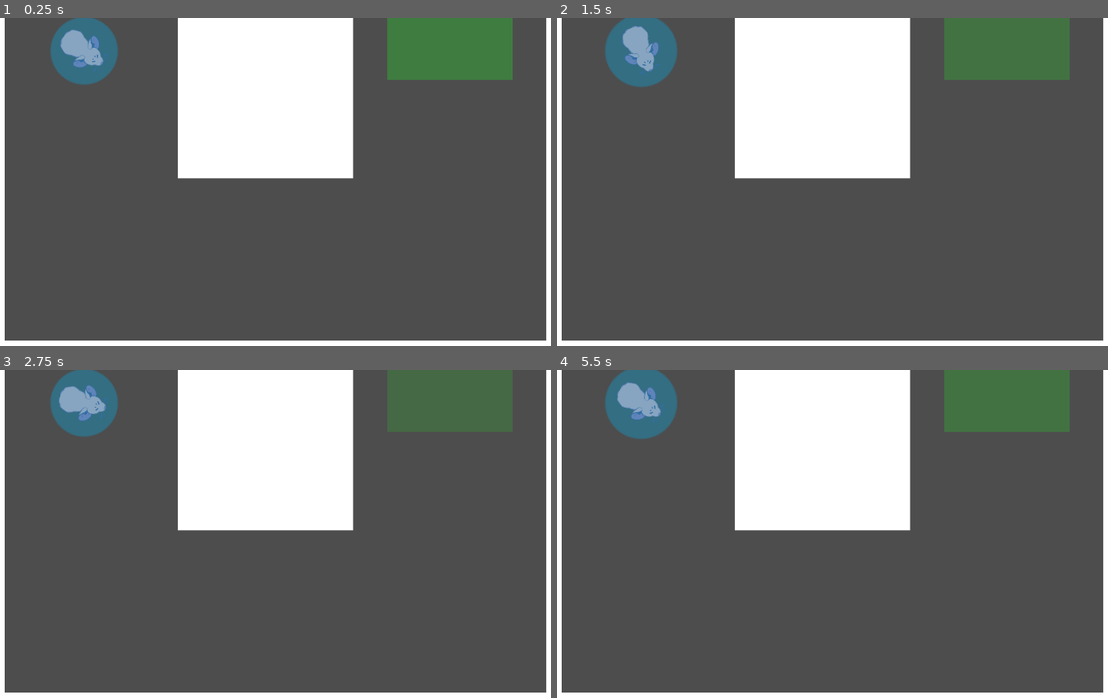
Above: before the commit, frames 1-4 (two rows, left to right).
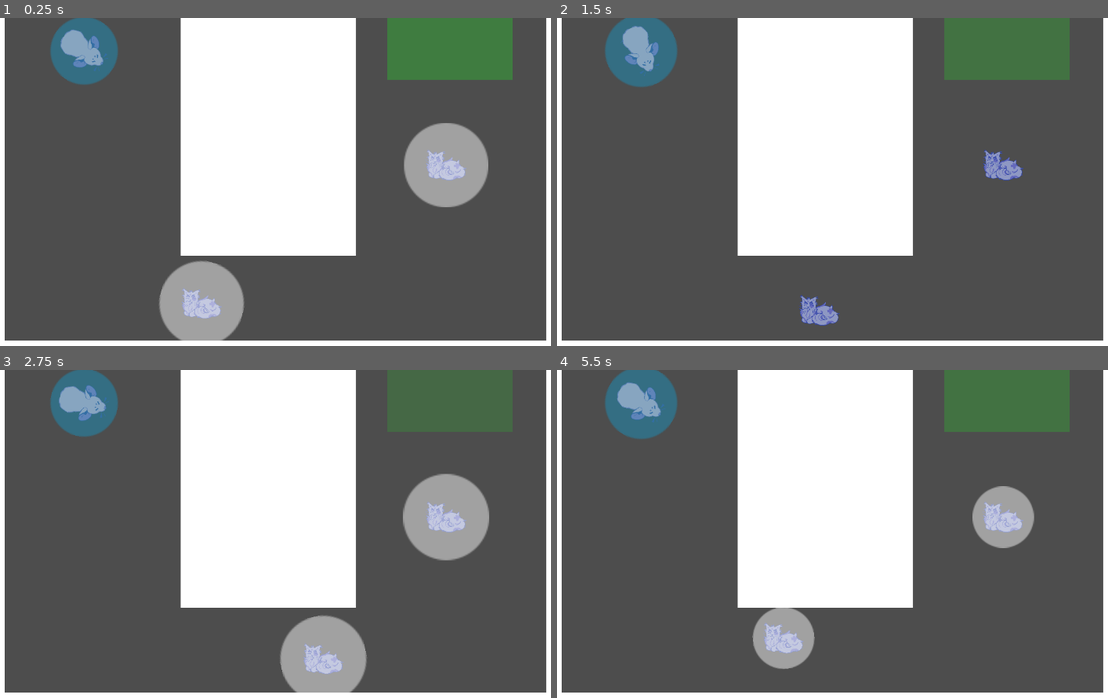
Above: after the commit, the same moments.

Repository: antimundo/rat-and-furrius
Game: Godot game, scene res://scenes/gameplay/levels/prototype_1.tscn
Same seed, same stepped clock (60 frames per second), same inputs: the game is played once before the commit and once after it. This scene is started directly instead of the project's main scene.
Inputs (mouse positions are in pixels of both pictures, inside the frame that each line leads up to):
- Up to frame 1 (0.25 s): no input
- Up to frame 2 (1.5 s): move the mouse to (981, 175) at 0.52 s; move the mouse to (716, 211) at 1.27 s
- Up to frame 3 (2.75 s): move the mouse to (347, 468) at 2.02 s
- Up to frame 4 (5.5 s): move the mouse to (810, 616) at 2.77 s; move the mouse to (1030, 599) at 3.52 s; move the mouse to (650, 494) at 4.27 s; move the mouse to (871, 547) at 5.02 s

The runs differ from the first frame. In frame 1, 14% of the frame differs, in the area x 28-89%, y 0-99%; in frame 2, 9.0%; in frame 3, 14%, in the area x 32-89%, y 0-99%; in frame 4, 11%.

Commit message:
Add sleepy cat

Diff:
--- a/scenes/gameplay/enemies/patrol_cat.tscn
+++ b/scenes/gameplay/enemies/patrol_cat.tscn
@@ -1,8 +1,9 @@
-[gd_scene load_steps=9 format=3 uid="uid://b80k0bgl3c61d"]
+[gd_scene load_steps=10 format=3 uid="uid://b80k0bgl3c61d"]
 
 [ext_resource type="Script" path="res://scenes/gameplay/enemies/patrol_cat.gd" id="1_3cni5"]
-[ext_resource type="Texture2D" uid="uid://r28s42mguoxy" path="res://assets/sprites/circle.svg" id="1_rpewc"]
+[ext_resource type="Texture2D" uid="uid://chr1i2reijjlx" path="res://assets/sprites/Cat_patrol.png" id="2_2fkh4"]
 [ext_resource type="Texture2D" uid="uid://dkcvyxgemb5eo" path="res://assets/sprites/square.svg" id="3_3iepx"]
+[ext_resource type="Script" path="res://scenes/gameplay/follow.gd" id="3_gvhe8"]
 [ext_resource type="Script" path="res://scenes/gameplay/enemies/enemy_weak_spot.gd" id="4_3rp4t"]
 [ext_resource type="Script" path="res://scenes/gameplay/enemies/enemy_vision.gd" id="4_ajana"]
 
@@ -20,11 +21,13 @@
 curve = SubResource("Curve2D_030nq")
 script = ExtResource("1_3cni5")
 
+[node name="Sprite2D" type="Sprite2D" parent="." node_paths=PackedStringArray("node_to_follow")]
+scale = Vector2(0.185, 0.185)
+texture = ExtResource("2_2fkh4")
+script = ExtResource("3_gvhe8")
+node_to_follow = NodePath("../PathFollow2D")
+
 [node name="PathFollow2D" type="PathFollow2D" parent="."]
-
-[node name="Sprite2D" type="Sprite2D" parent="PathFollow2D"]
-modulate = Color(0.780392, 0.0627451, 0.0627451, 1)
-texture = ExtResource("1_rpewc")
 
 [node name="Vision" type="Sprite2D" parent="PathFollow2D"]
 modulate = Color(1, 1, 1, 0.47451)
--- /dev/null
+++ b/scenes/gameplay/enemies/sleepy_cat.tscn
@@ -0,0 +1,96 @@
+[gd_scene load_steps=13 format=3 uid="uid://bd1gi8jk1bb2o"]
+
+[ext_resource type="Script" path="res://scenes/gameplay/enemies/patrol_cat.gd" id="1_mb5vl"]
+[ext_resource type="Texture2D" uid="uid://knu73m62nu2o" path="res://assets/sprites/Cat_SleepyWIP.png" id="2_fa6an"]
+[ext_resource type="Script" path="res://scenes/gameplay/follow.gd" id="3_cv1dy"]
+[ext_resource type="Texture2D" uid="uid://r28s42mguoxy" path="res://assets/sprites/circle.svg" id="4_mqvup"]
+[ext_resource type="Script" path="res://scenes/gameplay/enemies/enemy_vision.gd" id="5_m4fif"]
+[ext_resource type="Script" path="res://scenes/gameplay/enemies/enemy_weak_spot.gd" id="6_ettpo"]
+
+[sub_resource type="Curve2D" id="Curve2D_030nq"]
+
+[sub_resource type="Animation" id="Animation_y7pmx"]
+resource_name = "vision_doze_off"
+length = 3.0
+loop_mode = 1
+tracks/0/type = "value"
+tracks/0/imported = false
+tracks/0/enabled = true
+tracks/0/path = NodePath(".:scale")
+tracks/0/interp = 1
+tracks/0/loop_wrap = true
+tracks/0/keys = {
+"times": PackedFloat32Array(0, 1.1, 1.8, 3),
+"transitions": PackedFloat32Array(-2, -2, -2, -2),
+"update": 0,
+"values": [Vector2(3, 3), Vector2(1e-05, 1e-05), Vector2(1e-05, 1e-05), Vector2(3, 3)]
+}
+
+[sub_resource type="Animation" id="Animation_8lupt"]
+length = 0.001
+tracks/0/type = "value"
+tracks/0/imported = false
+tracks/0/enabled = true
+tracks/0/path = NodePath(".:scale")
+tracks/0/interp = 1
+tracks/0/loop_wrap = true
+tracks/0/keys = {
+"times": PackedFloat32Array(0),
+"transitions": PackedFloat32Array(1),
+"update": 0,
+"values": [Vector2(3, 3)]
+}
+
+[sub_resource type="AnimationLibrary" id="AnimationLibrary_mqc06"]
+_data = {
+"RESET": SubResource("Animation_8lupt"),
+"vision_doze_off": SubResource("Animation_y7pmx")
+}
+
+[sub_resource type="CircleShape2D" id="CircleShape2D_yd51y"]
+radius = 30.35
+
+[sub_resource type="CapsuleShape2D" id="CapsuleShape2D_jednb"]
+radius = 31.0
+height = 62.0
+
+[node name="SleepyCat" type="Path2D"]
+curve = SubResource("Curve2D_030nq")
+script = ExtResource("1_mb5vl")
+
+[node name="Sprite2D" type="Sprite2D" parent="." node_paths=PackedStringArray("node_to_follow")]
+scale = Vector2(0.185, 0.185)
+texture = ExtResource("2_fa6an")
+script = ExtResource("3_cv1dy")
+node_to_follow = NodePath("../PathFollow2D")
+
+[node name="PathFollow2D" type="PathFollow2D" parent="."]
+
+[node name="AnimationPlayer" type="AnimationPlayer" parent="PathFollow2D"]
+root_node = NodePath("../Vision")
+autoplay = "vision_doze_off"
+libraries = {
+"": SubResource("AnimationLibrary_mqc06")
+}
+
+[node name="Vision" type="Sprite2D" parent="PathFollow2D"]
+modulate = Color(1, 1, 1, 0.47451)
+scale = Vector2(3, 3)
+texture = ExtResource("4_mqvup")
+
+[node name="Area2D" type="Area2D" parent="PathFollow2D/Vision"]
+script = ExtResource("5_m4fif")
+
+[node name="CollisionShape2D" type="CollisionShape2D" parent="PathFollow2D/Vision/Area2D"]
+shape = SubResource("CircleShape2D_yd51y")
+
+[node name="WeakSpot" type="Area2D" parent="PathFollow2D"]
+script = ExtResource("6_ettpo")
+
+[node name="CollisionShape2D" type="CollisionShape2D" parent="PathFollow2D/WeakSpot"]
+shape = SubResource("CapsuleShape2D_jednb")
+
+[connection signal="body_entered" from="PathFollow2D/Vision/Area2D" to="PathFollow2D/Vision/Area2D" method="_on_area_2d_body_entered"]
+[connection signal="player_entered_enemy_vision" from="PathFollow2D/Vision/Area2D" to="." method="_on_player_entered_enemy_vision"]
+[connection signal="body_entered" from="PathFollow2D/WeakSpot" to="PathFollow2D/WeakSpot" method="_on_area_2d_body_entered"]
+[connection signal="player_entered_enemy_weak_spot" from="PathFollow2D/WeakSpot" to="." method="_on_player_entered_enemy_weak_spot"]
--- /dev/null
+++ b/scenes/gameplay/follow.gd
@@ -0,0 +1,6 @@
+extends Sprite2D
+
+@export var node_to_follow:Node2D
+
+func _process(_delta: float) -> void:
+	global_position = node_to_follow.global_position
--- a/scenes/gameplay/levels/prototype_1.tscn
+++ b/scenes/gameplay/levels/prototype_1.tscn
@@ -1,12 +1,21 @@
-[gd_scene load_steps=6 format=3 uid="uid://fulqqggki2ng"]
+[gd_scene load_steps=9 format=3 uid="uid://fulqqggki2ng"]
 
 [ext_resource type="PackedScene" uid="uid://bijr1niobi180" path="res://scenes/gameplay/player.tscn" id="1_cw13g"]
 [ext_resource type="Script" path="res://scenes/gameplay/level_manager.gd" id="1_vq4qc"]
 [ext_resource type="Texture2D" uid="uid://dkcvyxgemb5eo" path="res://assets/sprites/square.svg" id="2_milvi"]
 [ext_resource type="PackedScene" uid="uid://xebbo3bo5tth" path="res://scenes/gameplay/goal.tscn" id="3_ue43w"]
+[ext_resource type="PackedScene" uid="uid://bd1gi8jk1bb2o" path="res://scenes/gameplay/enemies/sleepy_cat.tscn" id="5_kbuvp"]
 
 [sub_resource type="RectangleShape2D" id="RectangleShape2D_asw6l"]
 size = Vector2(64, 64)
+
+[sub_resource type="Curve2D" id="Curve2D_uyjxd"]
+_data = {
+"points": PackedVector2Array(-0.8909, -27.5077, 0.8909, 27.5077, 0, 0, 0.334999, 42.4725, -0.334999, -42.4725, 300, 0, 0, -32.8017, 0, 32.8017, 0, 0)
+}
+point_count = 3
+
+[sub_resource type="Curve2D" id="Curve2D_11wuo"]
 
 [node name="prototype" type="Node2D"]
 script = ExtResource("1_vq4qc")
@@ -15,8 +24,8 @@
 position = Vector2(231, 67)
 
 [node name="Wall" type="Sprite2D" parent="."]
-position = Vector2(601, 147)
-scale = Vector2(5.59, 5.63)
+position = Vector2(607, 199)
+scale = Vector2(5.59, 8.95)
 texture = ExtResource("2_milvi")
 
 [node name="StaticBody2D" type="StaticBody2D" parent="Wall"]
@@ -57,4 +66,14 @@
 [node name="Goal" parent="." instance=ExtResource("3_ue43w")]
 position = Vector2(978, -2)
 
+[node name="SleepyCat" parent="." instance=ExtResource("5_kbuvp")]
+position = Vector2(450, 570)
+curve = SubResource("Curve2D_uyjxd")
+
+[node name="SleepyCat2" parent="." instance=ExtResource("5_kbuvp")]
+position = Vector2(970, 300)
+curve = SubResource("Curve2D_11wuo")
+
 [connection signal="player_entered_goal" from="Goal" to="." method="_on_player_entered_goal"]
+[connection signal="player_caught" from="SleepyCat" to="." method="_on_player_caught"]
+[connection signal="player_caught" from="SleepyCat2" to="." method="_on_player_caught"]
